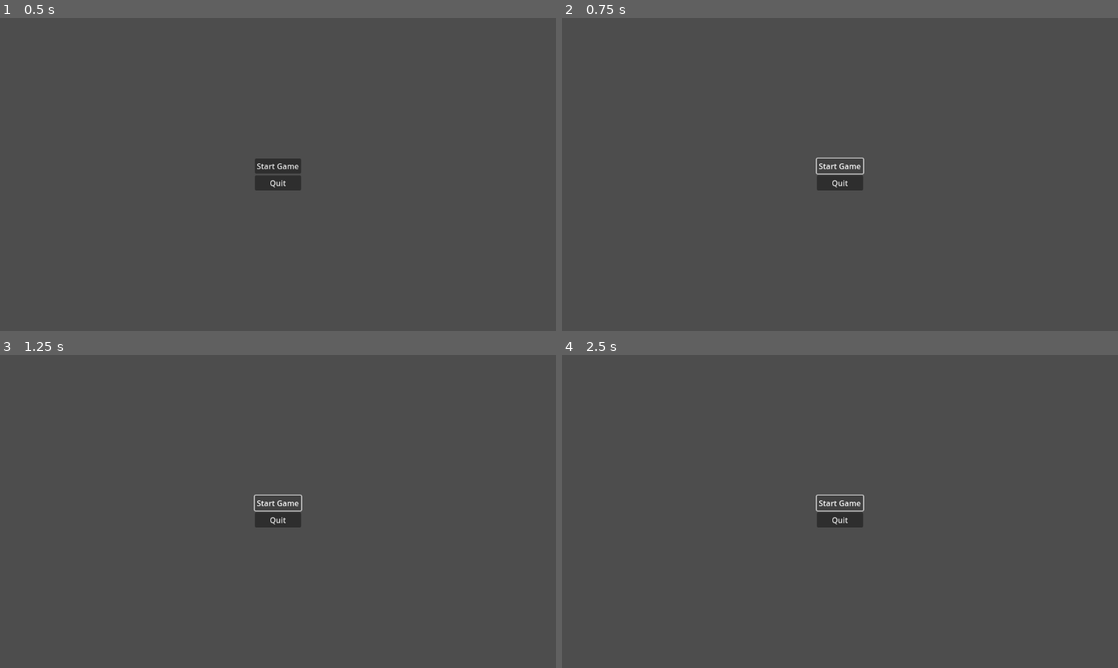
Above: before the commit, frames 1-4 (two rows, left to right).
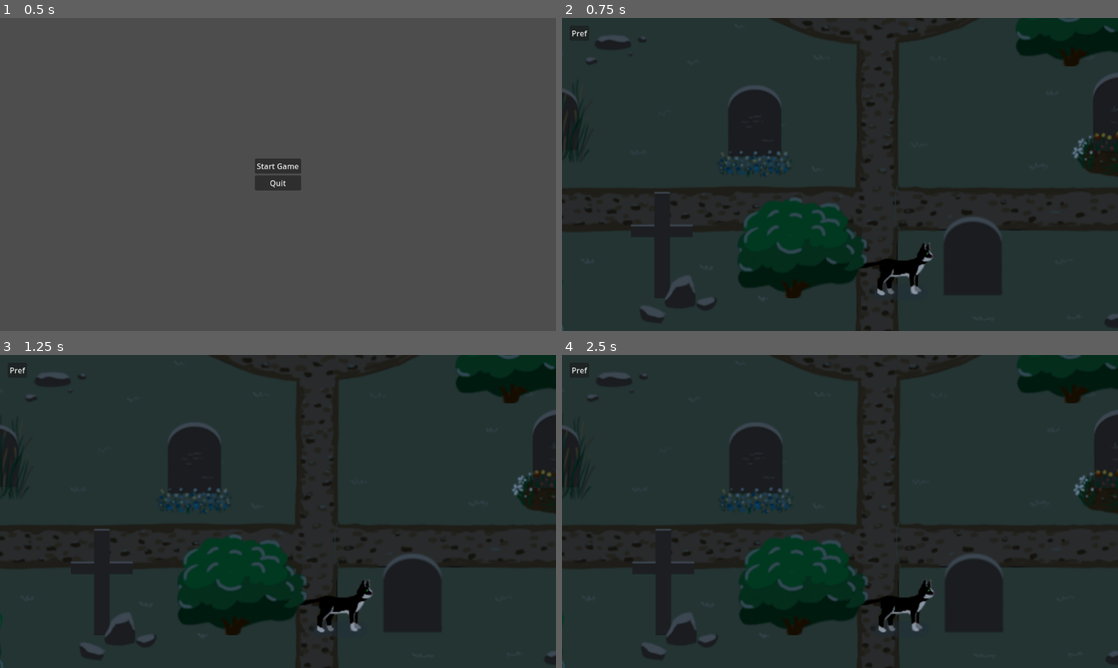
Above: after the commit, the same moments.

Repository: castlele/nine-lives
Game: Godot game, scene res://scenes/main.tscn
The game is run twice, just before and just after one commit, with the same random seed, the same clock (stepped at 60 frames per second) and the same inputs.
Inputs (mouse positions are in pixels of both pictures, inside the frame that each line leads up to):
- Up to frame 1 (0.5 s): no input
- Up to frame 2 (0.75 s): click "Start Game" at 0.5 s
- Up to frame 3 (1.25 s): no input
- Up to frame 4 (2.5 s): click (578, 370) at 1.25 s, where only the run after the commit has a clickable "Pref"; click "Start Game" at 2 s

Frame 1 is identical in both runs. In frame 2, 99% of the frame differs, in the area x 0-100%, y 0-100%; in frame 3, 99%; in frame 4, 99%.

Commit message:
feat(level_transition): add level state machine + add transition between main/graveyard/crypt levels

Diff:
--- a/nodes/grave/tomb.gd
+++ b/nodes/grave/tomb.gd
@@ -1,8 +1,6 @@
 extends StaticBody2D
 
 @export var is_door_opened = false
-
-signal enter_tomb
 
 @onready var open_door_area = $OpenDoor
 @onready var open_door_sprite = $OpenDoor/Sprite
@@ -27,7 +25,7 @@
 		return
 
 	if body is Player:
-		enter_tomb.emit()
+		LevelStateMachine.load_scene(LevelStateMachine.Scene.CRYPT)
 
 
 func open_door() -> void:
--- a/nodes/message_box.gd
+++ b/nodes/message_box.gd
@@ -34,7 +34,7 @@
 
 func _listen_input_events() -> void:
 	if Input.is_action_just_pressed("ui_accept"):
-		_timer.runOnce(_show_message)
+		_timer.run_once(_show_message)
 
 
 func _show_message(event: InputEvent = null) -> void:
--- a/project.godot
+++ b/project.godot
@@ -15,6 +15,10 @@
 config/features=PackedStringArray("4.4", "GL Compatibility")
 config/icon="res://icon.svg"
 
+[autoload]
+
+LevelStateMachine="*res://scripts/level_state_machine.gd"
+
 [display]
 
 window/stretch/mode="viewport"
--- a/scenes/crypt/crypt.tscn
+++ b/scenes/crypt/crypt.tscn
@@ -200,7 +200,8 @@
 limit_bottom = 503
 editor_draw_limits = true
 
-[node name="player" parent="." instance=ExtResource("3_sjwtx")]
+[node name="Player" parent="." instance=ExtResource("3_sjwtx")]
+unique_name_in_owner = true
 position = Vector2(252.047, 456.834)
 
 [node name="DarknessLighting" type="DirectionalLight2D" parent="."]
--- a/scenes/exit_button.gd
+++ /dev/null
@@ -1,5 +0,0 @@
-extends Button
-
-
-func _on_pressed() -> void:
-	get_tree().quit()
--- a/scenes/grave_yard/grave_yard.gd
+++ b/scenes/grave_yard/grave_yard.gd
@@ -2,14 +2,6 @@
 
 
 @onready var tomb = $tomb
-@onready var message_box: MessageBox = $UI/MessageBox
-
 
 func _ready() -> void:
-	tomb.enter_tomb.connect(enter_next_level)
-
-
-func enter_next_level() -> void:
-	var level = load("res://scenes/crypt/crypt.tscn")
-
-	get_tree().change_scene_to_packed(level)
+	pass
--- a/scenes/grave_yard/grave_yard.tscn
+++ b/scenes/grave_yard/grave_yard.tscn
@@ -16,8 +16,6 @@
 [ext_resource type="Texture2D" uid="uid://dctgopfwlq56u" path="res://res/grave_level/rocks.png" id="10_tsp4h"]
 [ext_resource type="Texture2D" uid="uid://p4j7nbmqj4s3" path="res://res/grave_level/bush.png" id="11_l32oj"]
 [ext_resource type="PackedScene" uid="uid://7us30kguw5pb" path="res://nodes/grave/tomb.tscn" id="12_i47d0"]
-[ext_resource type="Shader" uid="uid://b0pexsc4hhj6u" path="res://res/shaders/grave_yard.gdshader" id="14_smeyj"]
-[ext_resource type="PackedScene" uid="uid://c1nks20sofne3" path="res://nodes/message_box.tscn" id="18_gn66a"]
 
 [sub_resource type="TileSetAtlasSource" id="TileSetAtlasSource_x42e6"]
 texture = ExtResource("1_sqdge")
@@ -125,9 +123,6 @@
 sources/1 = SubResource("TileSetAtlasSource_s8va5")
 sources/2 = SubResource("TileSetAtlasSource_smeyj")
 
-[sub_resource type="ShaderMaterial" id="ShaderMaterial_2bsxj"]
-shader = ExtResource("14_smeyj")
-
 [node name="grave_yard" type="Node2D"]
 y_sort_enabled = true
 script = ExtResource("1_2bsxj")
@@ -225,23 +220,8 @@
 unique_name_in_owner = true
 position = Vector2(541, 575)
 
-[node name="PostProcessingLayer" type="CanvasLayer" parent="."]
-visible = false
-
-[node name="ColorRect" type="ColorRect" parent="PostProcessingLayer"]
-material = SubResource("ShaderMaterial_2bsxj")
-anchors_preset = 15
-anchor_right = 1.0
-anchor_bottom = 1.0
-grow_horizontal = 2
-grow_vertical = 2
-
 [node name="DarknessLighting" type="DirectionalLight2D" parent="."]
 position = Vector2(581, 104)
 color = Color(0.238986, 0.315995, 0.419457, 1)
 energy = 0.6
 blend_mode = 2
-
-[node name="UI" type="CanvasLayer" parent="."]
-
-[node name="MessageBox" parent="UI" instance=ExtResource("18_gn66a")]
--- /dev/null
+++ b/scenes/hud.gd
@@ -0,0 +1,17 @@
+extends Control
+
+
+var _timer = BlockingTimer.new()
+
+
+@warning_ignore("unused_parameter")
+func _process(delta: float) -> void:
+	if not visible:
+		return
+
+	if Input.is_action_just_pressed("ui_cancel"):
+		_timer.run_once(_on_settings_button)
+
+
+func _on_settings_button():
+	LevelStateMachine.load_scene(LevelStateMachine.Scene.MAIN)
--- /dev/null
+++ b/scenes/hud.tscn
@@ -0,0 +1,32 @@
+[gd_scene load_steps=2 format=3 uid="uid://dl45ptc3pxei3"]
+
+[ext_resource type="Script" uid="uid://s6psmdmysbj0" path="res://scenes/hud.gd" id="1_ahhtf"]
+
+[node name="HUD" type="Control"]
+layout_mode = 3
+anchors_preset = 15
+anchor_right = 1.0
+anchor_bottom = 1.0
+grow_horizontal = 2
+grow_vertical = 2
+script = ExtResource("1_ahhtf")
+
+[node name="MarginContainer" type="MarginContainer" parent="."]
+layout_mode = 1
+anchors_preset = 15
+anchor_right = 1.0
+anchor_bottom = 1.0
+grow_horizontal = 2
+grow_vertical = 2
+theme_override_constants/margin_left = 16
+theme_override_constants/margin_top = 16
+theme_override_constants/margin_right = 16
+theme_override_constants/margin_bottom = 0
+
+[node name="SettingsButton" type="Button" parent="MarginContainer"]
+layout_mode = 2
+size_flags_horizontal = 0
+size_flags_vertical = 0
+text = "Pref"
+
+[connection signal="pressed" from="MarginContainer/SettingsButton" to="." method="_on_settings_button"]
--- /dev/null
+++ b/scenes/main.gd
@@ -0,0 +1,63 @@
+extends Control
+
+
+@onready var main_screen_ui = $MainMenu
+@onready var hud_ui = %HUD
+@onready var root = %RootGameScene
+
+var _level_scene: Node2D = null
+
+
+func _ready() -> void:
+	LevelStateMachine.current_level.connect(_load_level)
+	LevelStateMachine.load_scene(LevelStateMachine.Scene.MAIN)
+
+
+@warning_ignore("unused_parameter")
+func _process(delta: float) -> void:
+	if not _level_scene or not hud_ui.visible:
+		return
+
+	var rect = _level_scene.get_viewport_rect()
+	hud_ui.size = rect.size
+	hud_ui.position = rect.position
+
+
+
+func _on_start_button_pressed() -> void:
+	LevelStateMachine.load_scene(LevelStateMachine.Scene.GRAVE_YARD)
+
+
+func _on_exit_button_pressed() -> void:
+	get_tree().quit()
+
+
+func _load_level(config: LevelConfig) -> void:
+	_free_level()
+	_apply_level_config(config)
+
+
+func _apply_level_config(config: LevelConfig) -> void:
+	main_screen_ui.visible = not config.main_hidden
+	hud_ui.visible = not config.hud_hidden
+
+	if not config.path.is_empty():
+		_open_new_level(config.path)
+
+
+func _open_new_level(level_path: String) -> void:
+	assert(level_path)
+
+	var level = load(level_path)
+
+	assert(level)
+
+	_level_scene = level.instantiate()
+
+	root.call_deferred("add_child", _level_scene)
+
+
+func _free_level() -> void:
+	if _level_scene:
+		_level_scene.queue_free()
+		_level_scene = null
--- a/scenes/main.tscn
+++ b/scenes/main.tscn
@@ -1,7 +1,7 @@
 [gd_scene load_steps=3 format=3 uid="uid://kfrb2dnqx1e0"]
 
-[ext_resource type="Script" uid="uid://c4mvecwuiep8" path="res://scenes/start_button.gd" id="1_0wfyh"]
-[ext_resource type="Script" uid="uid://45fakg2s42af" path="res://scenes/exit_button.gd" id="1_o5qli"]
+[ext_resource type="Script" uid="uid://caoy7fijmyje2" path="res://scenes/main.gd" id="1_sugp2"]
+[ext_resource type="PackedScene" uid="uid://dl45ptc3pxei3" path="res://scenes/hud.tscn" id="2_0wfyh"]
 
 [node name="Main" type="Control"]
 layout_mode = 3
@@ -10,8 +10,9 @@
 anchor_bottom = 1.0
 grow_horizontal = 2
 grow_vertical = 2
+script = ExtResource("1_sugp2")
 
-[node name="VStack" type="VBoxContainer" parent="."]
+[node name="MainMenu" type="VBoxContainer" parent="."]
 layout_mode = 1
 anchors_preset = 8
 anchor_left = 0.5
@@ -26,15 +27,21 @@
 grow_vertical = 2
 alignment = 1
 
-[node name="StartButton" type="Button" parent="VStack"]
+[node name="StartButton" type="Button" parent="MainMenu"]
 layout_mode = 2
 text = "Start Game"
-script = ExtResource("1_0wfyh")
 
-[node name="ExitButton" type="Button" parent="VStack"]
+[node name="ExitButton" type="Button" parent="MainMenu"]
 layout_mode = 2
 text = "Quit"
-script = ExtResource("1_o5qli")
 
-[connection signal="pressed" from="VStack/StartButton" to="VStack/StartButton" method="_on_pressed"]
-[connection signal="pressed" from="VStack/ExitButton" to="VStack/ExitButton" method="_on_pressed"]
+[node name="RootGameScene" type="Node2D" parent="."]
+unique_name_in_owner = true
+
+[node name="HUDCanvas" type="CanvasLayer" parent="RootGameScene"]
+
+[node name="HUD" parent="RootGameScene/HUDCanvas" instance=ExtResource("2_0wfyh")]
+unique_name_in_owner = true
+
+[connection signal="pressed" from="MainMenu/StartButton" to="." method="_on_start_button_pressed"]
+[connection signal="pressed" from="MainMenu/ExitButton" to="." method="_on_exit_button_pressed"]
--- a/scenes/start_button.gd
+++ b/scenes/start_button.gd
@@ -1,7 +1 @@
 extends Button
-
-
-func _on_pressed() -> void:
-	var level = load("res://scenes/grave_yard/grave_yard.tscn")
-
-	get_tree().change_scene_to_packed(level)
--- a/scripts/blocking_timer.gd
+++ b/scripts/blocking_timer.gd
@@ -1,24 +1,23 @@
-# WARN: Deprecated, later should be updated with native Timer
 class_name BlockingTimer extends Node
 
 
 var _delay: float
-var _message_timer: SceneTreeTimer
+var _timer = Timer.new()
 
 
-func _init(delay: float) -> void:
+func _init(delay: float = 0.3) -> void:
 	_delay = delay
 
 
-func runOnce(callable: Callable) -> void:
+func run_once(callable: Callable) -> void:
 	if _is_blocking():
 		return
 
 	callable.call()
 
-	_message_timer = get_tree().create_timer(_delay)
-	await _message_timer.timeout
+	_timer.start(_delay)
+	await _timer.timeout
 
 
 func _is_blocking() -> bool:
-	return _message_timer != null and _message_timer.time_left != 0
+	return _timer.time_left != 0
--- /dev/null
+++ b/scripts/level_config.gd
@@ -0,0 +1,5 @@
+class_name LevelConfig
+
+var path: String
+var hud_hidden: bool
+var main_hidden: bool
--- /dev/null
+++ b/scripts/level_state_machine.gd
@@ -0,0 +1,34 @@
+extends Node
+
+enum Scene {
+	MAIN,
+	GRAVE_YARD,
+	CRYPT,
+}
+
+signal current_level(level)
+
+var _config = LevelConfig.new()
+
+
+func load_scene(level: Scene) -> void:
+	_update_level_config(level)
+
+	current_level.emit(_config)
+
+
+func _update_level_config(level: Scene):
+	match level:
+		Scene.MAIN:
+			_config.path = ""
+			_config.hud_hidden = true
+			_config.main_hidden = false
+
+		Scene.GRAVE_YARD:
+			_config.path = "res://scenes/grave_yard/grave_yard.tscn"
+			_config.hud_hidden = false
+			_config.main_hidden = true
+		Scene.CRYPT:
+			_config.path = "res://scenes/crypt/crypt.tscn"
+			_config.hud_hidden = false
+			_config.main_hidden = true
Not shown, removed: scenes/exit_button.gd.uid
Not shown: 1 places in scenes/grave_yard/grave_yard.tscn that only renumber resources
Not shown, added: scenes/hud.gd.uid
Not shown, added: scenes/main.gd.uid
Not shown, changed: scenes/start_button.gd.uid
Not shown, added: scripts/level_config.gd.uid
Not shown, added: scripts/level_state_machine.gd.uid
